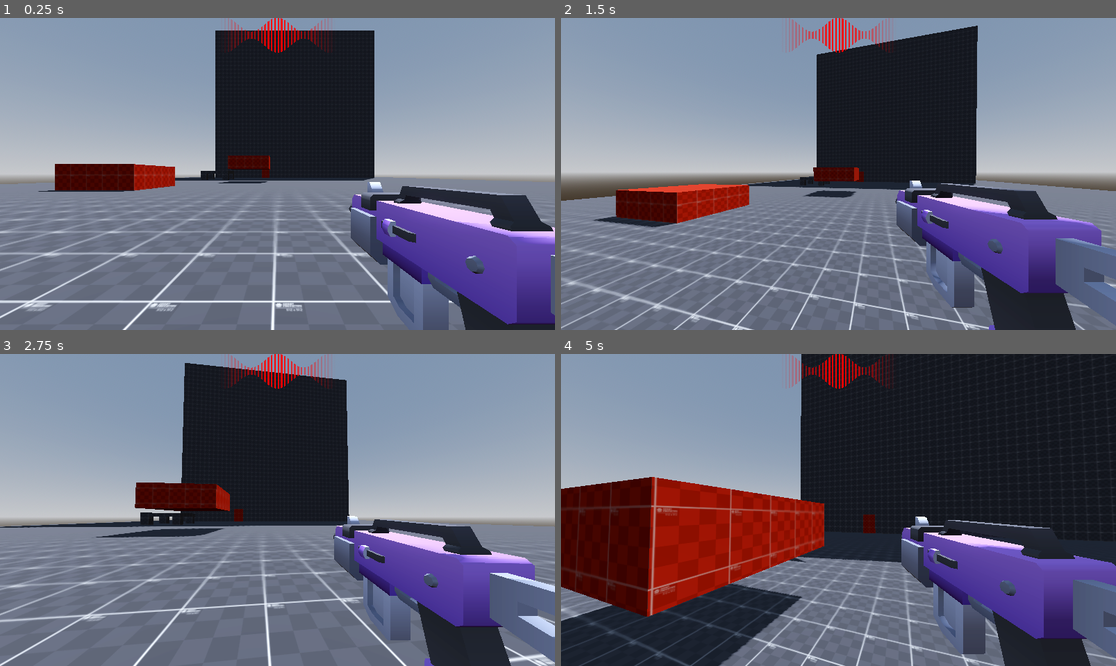
Above: before the commit, frames 1-4 (two rows, left to right).
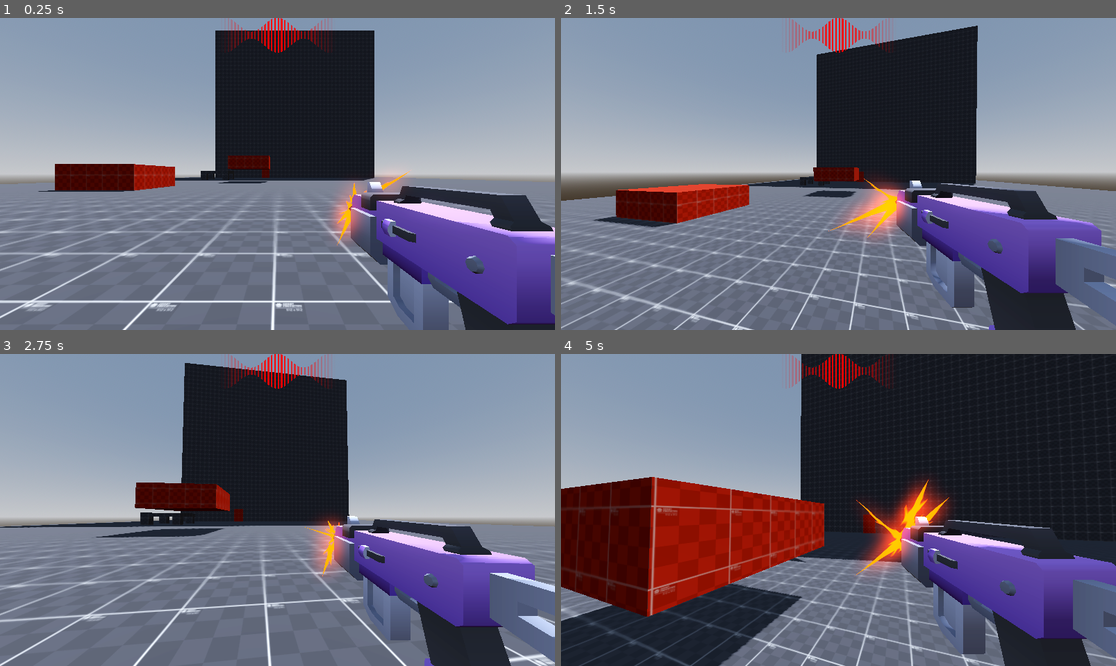
Above: after the commit, the same moments.

Repository: WasteIy/GameOff2025
Game: Godot game, scene res://PLACEHOLDERS/Scenes/test_level_placeholder.tscn
Two runs of this game, one before a commit and one after it. Both use one fixed random seed, a clock stepped at 60 frames per second and the inputs below. This scene is started directly instead of the project's main scene.
Inputs (mouse positions are in pixels of both pictures, inside the frame that each line leads up to):
- Up to frame 1 (0.25 s): no input
- Up to frame 2 (1.5 s): move the mouse to (866, 174) at 0.52 s; hold Shift (sprint) 0.53-1.28 s; hold W (move_forward) from 0.53 s (still down); click (866, 174) at 0.67 s; tap Space (jump) at 0.77 s; move the mouse to (810, 174) at 1.27 s; tap Shift (sprint) at 1.35 s
- Up to frame 3 (2.75 s): keep holding W (move_forward); tap Space (jump) at 1.52 s; move the mouse to (288, 503) at 2.02 s; hold Shift (sprint) from 2.03 s (still down)
- Up to frame 4 (5 s): keep holding W (move_forward); move the mouse to (832, 516) at 2.77 s; release Shift (sprint) at 2.78 s; tap Shift (sprint) at 2.85, 4.35 s; click (832, 516) at 2.92 s; tap Space (jump) at 3.02, 3.77, 4.52 s; move the mouse to (877, 513) at 3.52 s; hold Shift (sprint) 3.53-4.28 s; move the mouse to (794, 506) at 4.27 s

The runs differ from the first frame. In frame 1, 1.2% of the frame differs, in the area x 59-75%, y 48-73%; in frame 2, 1.6%; in frame 3, 1.0%; in frame 4, 2.8%, in the area x 52-71%, y 39-72%.

Commit message:
Fixes errors

Diff:
--- a/PLACEHOLDERS/Scripts/pScript_placeholder.gd
+++ b/PLACEHOLDERS/Scripts/pScript_placeholder.gd
@@ -21,7 +21,6 @@
 @onready var head = $Head
 @onready var camera = $Head/Camera3D
 @onready var bullet_place: Marker3D = $"Head/Camera3D/blaster-d/Marker3D"
-const BULLET = preload("uid://cbvexba0doxde")
 
 func _ready():
 	Input.set_mouse_mode(Input.MOUSE_MODE_CAPTURED)
@@ -31,14 +30,6 @@
 		head.rotate_y(-event.relative.x * SENSITIVITY)
 		camera.rotate_x(-event.relative.y * SENSITIVITY)
 		camera.rotation.x = clamp(camera.rotation.x, deg_to_rad(-90), deg_to_rad(85))
-	if event.is_action_pressed("shoot"):
-		shoot()
-
-func shoot():
-	var newBullet : Node3D = BULLET.instantiate()
-	get_tree().current_scene.add_child(newBullet)
-	newBullet.global_position = bullet_place.global_position
-	newBullet.transform.basis = bullet_place.transform.basis
 
 func _physics_process(delta):
 	# Add the gravity.
Not shown: 1 places in PLACEHOLDERS/Scenes/player_placeholder.tscn that only renumber resources
Not shown, changed: PLACEHOLDERS/blaster-d.fbx.import
Not shown: 1 places in PLACEHOLDERS/player_placeholder.tscn that only renumber resources
Not shown: 1 places in PLACEHOLDERS/test_level_placeholder.tscn that only renumber resources
